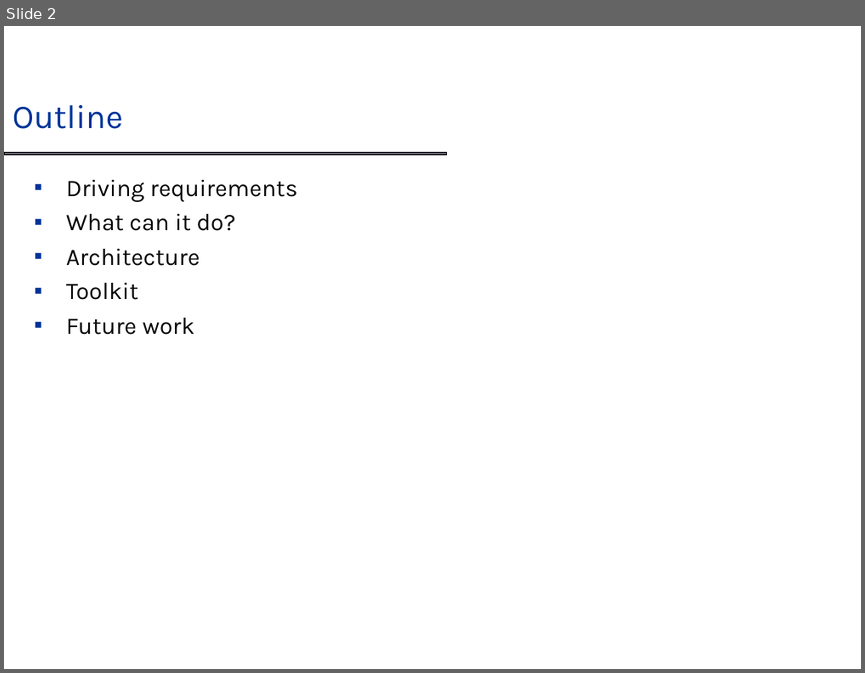
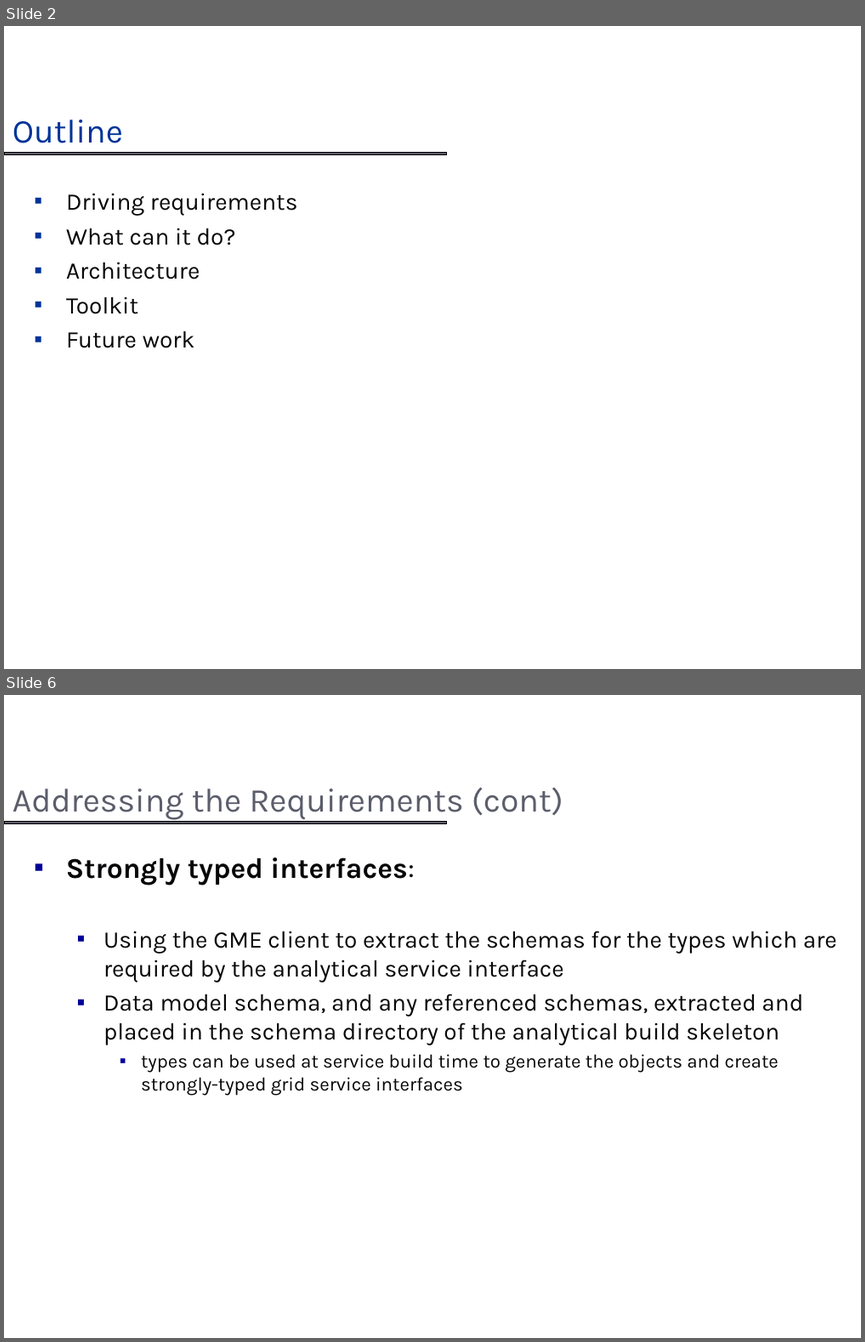
Before and after one commit to NCIP/cagrid-portal, a slide deck: cagrid-1-0/Documentation/presentations/introduce/Introduce_DIALOGUE2.ppt. Shown one above the other, each under a label of ours: slide 2 before the commit, slides 2 and 6 after it; the slides between them are not shown. The pictures are 865x673 and 865x1342 pixels, drawn with LibreOffice and Linux fonts; fonts in the diff are those of the drawing; background and template pictures are left out. Boxes give left, top, right and bottom in pixels: in the first picture for what was removed or moved away, otherwise in the second. Text is boxed around its words. In the diff, an @@ line names an element or a change of style, - is before the commit and + after.

```diff
--- a/cagrid-1-0/Documentation/presentations/introduce/Introduce_DIALOGUE2.ppt
+++ b/cagrid-1-0/Documentation/presentations/introduce/Introduce_DIALOGUE2.ppt
@@ slide 6 added at (x1=4, y1=695, x2=861, y2=1338), background #FFFFFF; not listed: 1 template element that a slide beside it also shows @@
@@ title added at (x1=12, y1=787, x2=563, y2=820), 28 pt, text #5B5D6B @@
+Addressing the Requirements (cont)
@@ text added at (x1=66, y1=857, x2=837, y2=1095), 20 pt, text #070709 @@
+▪ Strongly typed interfaces:
+  ▪ Using the GME client to extract the schemas for the types which are required by the analytical service interface
+  ▪ Data model schema, and any referenced schemas, extracted and placed in the schema directory of the analytical build skeleton
+    ▪ types can be used at service build time to generate the objects and create strongly-typed grid service interfaces
@@ slide 2 changed as well @@
@@ title "Outline" moved from (x1=12, y1=105, x2=123, y2=129) to (x1=12, y1=120, x2=123, y2=143) @@
@@ text "Driving requirements" moved from (x1=66, y1=179, x2=298, y2=335) to (x1=66, y1=193, x2=298, y2=348) @@
```
Also in this commit, not shown: 1 other slide changed, 34 other slides added.
